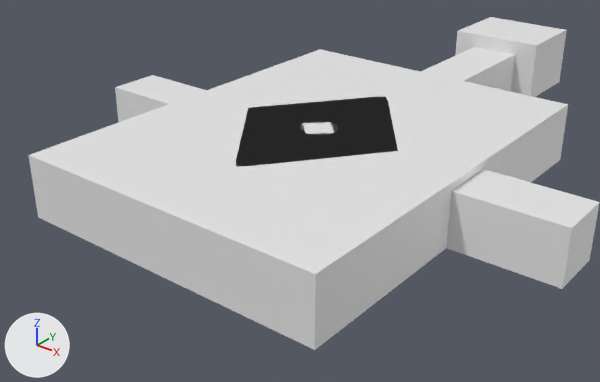
An edit to the FBX model Finished/Lab/Laboratory.fbx, drawn before and after from the same camera.
The view is the same before and after, from a 50 mm lens placed at (43.5, -57.2, 32.2), pointed at (-5.2, 3.7, -5.6). Arrows for +X, +Y and +Z are at lower left; the lights stay in place.

The scene before the commit, as lines of its bpy script (objects in view):
```python
me_cube_001 = bpy.data.meshes.new('Cube.001')
me_cube_001.from_pydata(...)  # 2291 vertices, 1943 faces; spans x -25.5..25.5, y -20.6..44.3, z -2.1..4.7
ob_lab = bpy.data.objects.new('Lab', me_cube_001)
ob_lab.location = (0.0, 0.0, 0.0)
```
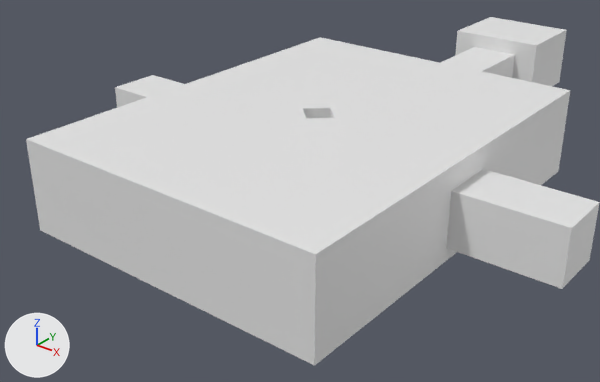
Where the change shows, as pixel boxes (x1, y1, x2, y2) in the pictures (600 x 382 px):
'Lab.001', added
    after: (26, 37, 570, 366)
part 1 of me_cube_001, deleted
    before: (29, 49, 568, 274)

Diff of the bpy script that builds the scene:
```diff
--- a/Finished/Lab/Laboratory.fbx.py
+++ b/Finished/Lab/Laboratory.fbx.py
@@ me_cube_001 @@
 # used by ob_lab; location = (0.0, 0.0, 0.0)
-me_cube_001.from_pydata(...)  # 2291 vertices, 1943 faces; spans x -25.5..25.5, y -20.6..44.3, z -2.1..4.7
+me_cube_001.from_pydata(...)  # 2291 vertices, 1931 faces; spans x -25.5..25.5, y -20.6..44.3, z -2.1..4.7
+# me_cube_001 part 1
+# 12 faces are deleted
@@ me_cube_000 @@
+me_cube_000.from_pydata(...)  # 52 vertices, 34 faces; spans x -15.5..15.5, y -20.6..20.4, z -3.4..5.4
@@ ob_lab_001 @@
+ob_lab_001 = bpy.data.objects.new('Lab.001', me_cube_000)
+ob_lab_001.location = (0.0, 0.0, 0.0)
```
